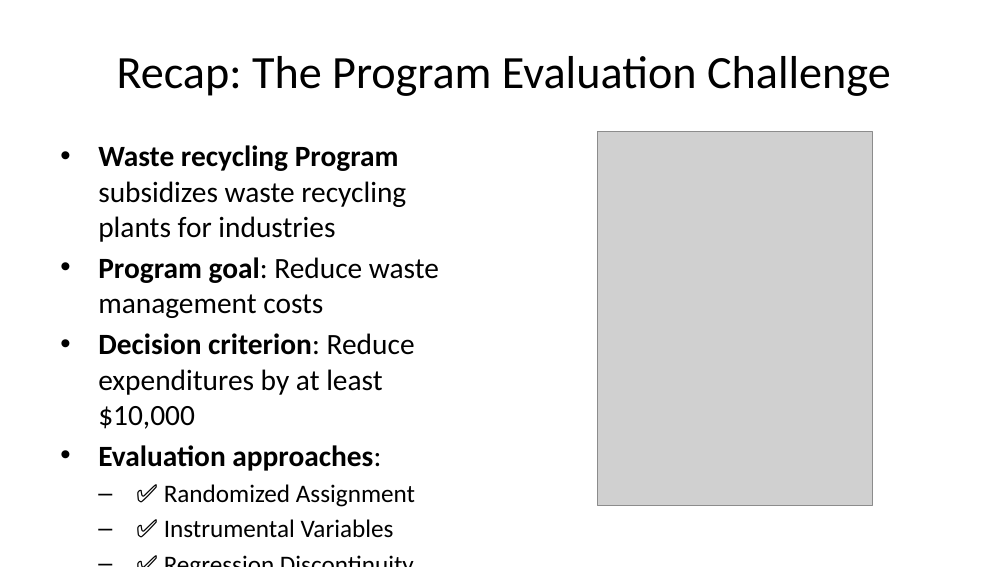
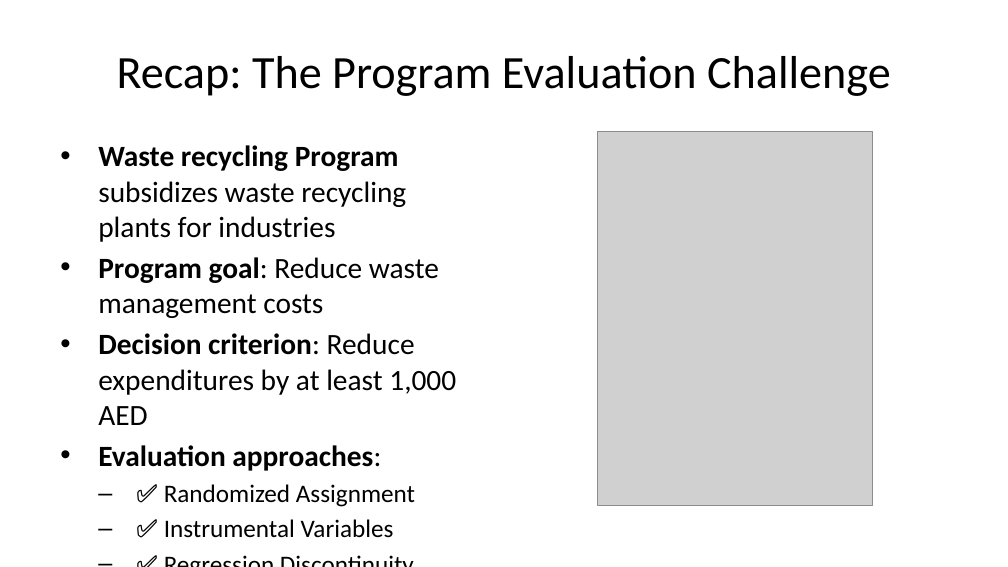
Before and after one commit to lsempe77/R-course, a slide deck: slide 2 of sessions_in_Abu_Dhabi/session_final.pptx. Drawn at 1008x567 pixels with LibreOffice and Linux fonts; fonts in the diff are those of the drawing; grey boxes stand for pictures. Boxes give left, top, right and bottom in pixels: in the first picture for what was removed or moved away, otherwise in the second. Text is boxed around its words. In the diff, an @@ line names an element or a change of style, - is before the commit and + after.

```diff
--- a/sessions_in_Abu_Dhabi/session_final.pptx
+++ b/sessions_in_Abu_Dhabi/session_final.pptx
@@ text at bbox=[98, 333, 456, 425]: text changed @@
-• Decision criterion: Reduce expenditures by at least $10,000
+• Decision criterion: Reduce expenditures by at least 1,000 AED
```
Also in this commit, not shown: 1 other slide changed, 38 other files.
